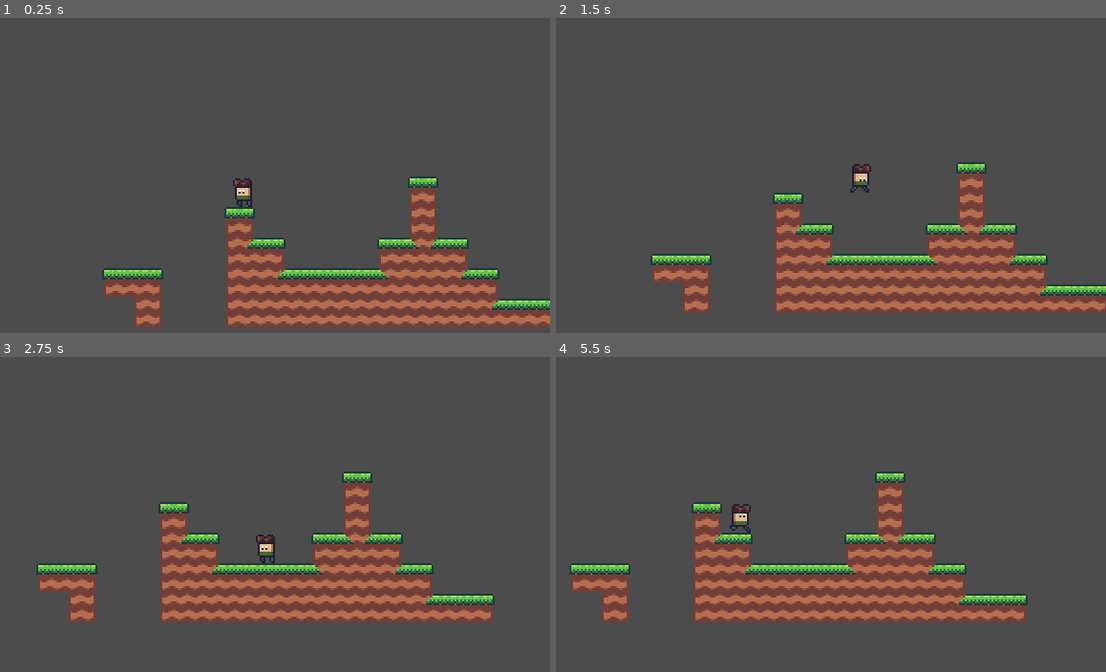
Above: before the commit, frames 1-4 (two rows, left to right).
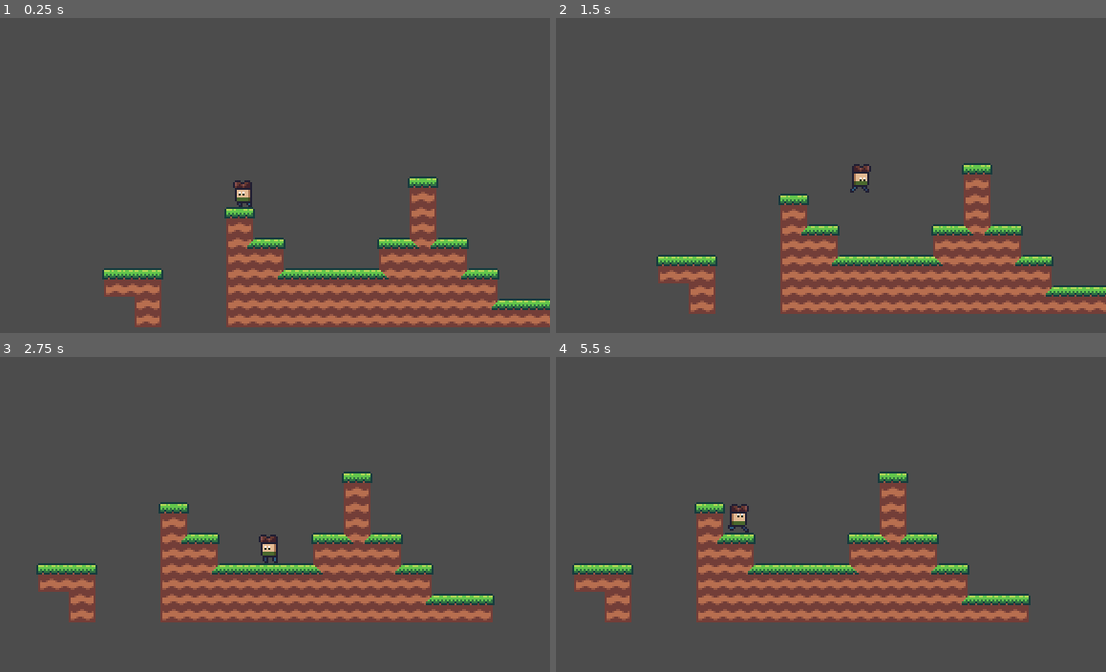
Above: after the commit, the same moments.

Repository: jasonrobwebster/Cave
Game: Godot game, scene res://scenes/debug.tscn
The game is run twice, just before and just after one commit, with the same random seed, the same clock (stepped at 60 frames per second) and the same inputs.
Inputs:
- Up to frame 1 (0.25 s): no input
- Up to frame 2 (1.5 s): tap Enter at 0.5 s; hold Space (jump) 0.53-1.28 s; hold Right (ui_right) from 0.53 s (still down); tap Space (jump) at 1.35 s
- Up to frame 3 (2.75 s): tap Space (jump) at 1.52, 1.82 s; release Right (ui_right) at 2.03 s; hold Left (ui_left) from 2.03 s (still down); hold Space (jump) from 2.03 s (still down)
- Up to frame 4 (5.5 s): release Left (ui_left) at 2.78 s; release Space (jump) at 2.78 s; hold Right (ui_right) 2.78-4.28 s; tap Space (jump) at 2.85, 3.02, 3.32, 4.35, 4.52, 4.82 s; hold Space (jump) 3.53-4.28 s; hold Left (ui_left) 4.28-5.03 s; hold Right (ui_right) from 5.03 s (still down); hold Space (jump) from 5.03 s (still down)

The runs differ from the first frame. In frame 1, 0.1% of the frame differs, in the area x 42-46%, y 50-59%; in frame 2, 7.9%, in the area x 17-100%, y 45-94%; in frame 3, 0.2%; in frame 4, 5.3%.

Commit message:
added abstract finite state machine to player

Diff:
--- /dev/null
+++ b/player/Idle.gd
@@ -0,0 +1,13 @@
+extends "res://player/OnGround.gd"
+
+
+func enter(args=null):
+	anim_player.play("Idle")
+	_snap = true
+
+
+func update(delta):
+	var input_x := _get_input_x()
+	if input_x:
+		emit_signal("state_change", "Move")
+	.update(delta)
--- /dev/null
+++ b/player/Jump.gd
@@ -0,0 +1,46 @@
+extends "res://player/Motion.gd"
+
+const ACCELERATION := 1
+const FRICTION := 0
+const HOVER_SPEED := 30
+
+func enter(v: Vector2 = Vector2.ZERO):
+	velocity = v
+	anim_player.play("JumpUp")
+	_snap = false
+
+
+func update(delta):
+	var jump_speed := velocity.dot(global.up_direction)
+	if jump_speed > HOVER_SPEED and anim_player.current_animation != "JumpDown":
+		anim_player.play("JumpDown")
+	elif -HOVER_SPEED <= jump_speed and jump_speed <= HOVER_SPEED and anim_player.current_animation != "JumpMid":
+		anim_player.play("JumpMid")
+	elif jump_speed < -HOVER_SPEED and anim_player.current_animation != "JumpUp":
+		anim_player.play("JumpUp")
+
+	if Input.is_action_just_pressed("jump") and coyote_timer.time_left > 0:
+		velocity.y = 0
+		velocity += global.up_direction * JUMP_FORCE
+		coyote_timer.stop()
+
+	if owner.is_on_floor() and jump_speed <= 0:
+		emit_signal("state_change", "Move")
+
+	var fdelta: float = delta * global.TARGET_FPS
+	var input_x := _get_input_x()
+	if input_x != 0:
+		velocity.x = move_toward(
+			velocity.x,
+			input_x * MAX_MOVE_SPEED,
+			ACCELERATION * fdelta
+		)
+		sprite.flip_h = input_x > 0
+		sprite.offset.x = - int(input_x > 0)
+	else:
+		velocity.x = move_toward(
+			velocity.x,
+			0,
+			FRICTION * fdelta
+		)
+	.update(delta)
--- /dev/null
+++ b/player/Motion.gd
@@ -0,0 +1,58 @@
+extends State
+
+const TARGET_FPS := 60
+const MAX_FALL_SPEED := 400
+const MAX_MOVE_SPEED := 64
+const MAX_DECCELERATION := 50
+const AIR_ACC := 1
+const JUMP_FORCE := 170
+const COYOTE_TIME := 0.1
+
+var _snap: bool
+var velocity: Vector2
+
+onready var sprite: Sprite = owner.get_node("Sprite")
+onready var anim_player: AnimationPlayer = owner.get_node("AnimationPlayer")
+onready var collision: CollisionShape2D = owner.get_node("Collision")
+onready var coyote_timer: Timer = owner.get_node("CoyoteTimer")
+
+
+func update(delta):
+	_apply_gravity(delta)
+	_bring_speed_to_max(delta)
+	_move()
+
+
+func _apply_gravity(delta):
+	var fdelta: float = delta * global.TARGET_FPS
+	velocity -= global.gravity * global.up_direction * fdelta
+
+
+func _bring_speed_to_max(delta):
+	var fdelta: float = delta * global.TARGET_FPS
+	if abs(velocity.x) > MAX_MOVE_SPEED:
+		velocity.x = move_toward(
+			velocity.x,
+			sign(velocity.x) * MAX_MOVE_SPEED,
+			MAX_DECCELERATION * fdelta
+		)
+	if abs(velocity.y) > MAX_FALL_SPEED:
+		velocity.y = move_toward(
+			velocity.y,
+			sign(velocity.y) * MAX_FALL_SPEED,
+			MAX_DECCELERATION * fdelta
+		)
+
+func _move():
+	velocity = owner.move_and_slide_with_snap(
+		velocity,
+		-global.up_direction * float(_snap),
+		global.up_direction
+	)
+
+
+func _get_input_x() -> float:
+	var input_right := Input.get_action_strength("ui_right")
+	var input_left := Input.get_action_strength("ui_left")
+	var input_x := input_right - input_left
+	return input_x
--- /dev/null
+++ b/player/Move.gd
@@ -0,0 +1,35 @@
+extends "res://player/OnGround.gd"
+
+const ACCELRATION := 25
+const FRICTION := 25
+
+
+func enter(args=null):
+	anim_player.play("Walk")
+	_snap = true
+
+
+func update(delta):
+	if not owner.is_on_floor():
+		emit_signal("state_change", "Jump", velocity)
+		coyote_timer.start(COYOTE_TIME)
+
+	var fdelta: float = delta * global.TARGET_FPS
+	var input_x := _get_input_x()
+	if input_x != 0:
+		velocity.x = move_toward(
+			velocity.x,
+			input_x * MAX_MOVE_SPEED,
+			ACCELRATION * fdelta
+		)
+		sprite.flip_h = input_x > 0
+		sprite.offset.x = - int(input_x > 0)
+	else:
+		velocity.x = move_toward(
+			velocity.x,
+			0,
+			FRICTION * fdelta
+		)
+		if velocity.is_equal_approx(Vector2.ZERO):
+			emit_signal("state_change", "Idle")
+	.update(delta)
--- /dev/null
+++ b/player/OnGround.gd
@@ -0,0 +1,7 @@
+extends "res://player/Motion.gd"
+
+
+func handle_input(event: InputEvent):
+	if event.is_action_pressed("jump"):
+		emit_signal("state_change", "Jump", velocity + global.up_direction * JUMP_FORCE)
+	.handle_input(event)
--- a/player/Player.gd
+++ b/player/Player.gd
@@ -1,151 +1 @@
 extends KinematicBody2D
-
-
-enum States {
-	IDLE,
-	MOVE,
-	JUMP,
-	CLIMB,
-}
-
-const MAX_FALL_SPEED := 400
-const MAX_MOVE_SPEED := 64
-const MAX_DECCELERATION := 50
-const JUMP_FORCE := 170
-const FLOOR_ACC := 25
-const AIR_ACC := 1
-const FLOOR_FRICTION := 25
-const AIR_FRICTION := 0
-const COYOTE_TIME := 0.05
-const HOVER_SPEED := 30
-
-var velocity := Vector2.ZERO
-var state
-
-var _snap := true
-var friction := 0
-var acceleration := 0
-
-onready var sprite = $Sprite
-onready var anim_player = $AnimationPlayer
-onready var collision_down = $CollisionDown
-onready var collision_up = $CollisionUp
-onready var coyote_timer = $CoyoteTimer
-
-
-func _ready():
-	_state_change(States.MOVE)
-
-
-func _physics_process(delta):
-	var fdelta: float = delta * global.TARGET_FPS
-	_update_fsm(fdelta)
-	_apply_gravity(fdelta)
-	_caluculate_velocity(fdelta)
-	_move()
-
-
-func _update_fsm(fdelta):
-	match state:
-		States.IDLE, States.MOVE:
-			_state_move(fdelta)
-		States.JUMP:
-			_state_jump(fdelta)
-
-
-func _caluculate_velocity(fdelta):
-	var input_right := Input.get_action_strength("ui_right")
-	var input_left := Input.get_action_strength("ui_left")
-	var input_x := input_right - input_left
-	if input_x != 0:
-		velocity.x = move_toward(
-			velocity.x,
-			input_x*MAX_MOVE_SPEED,
-			acceleration * fdelta
-		)
-		if state != States.JUMP:
-			_state_change(States.MOVE)
-		sprite.flip_h = input_x > 0
-		sprite.offset.x = - int(input_x > 0)
-	else:
-		velocity.x = move_toward(
-			velocity.x,
-			0,
-			friction * fdelta
-		)
-		if state != States.JUMP:
-			_state_change(States.IDLE)
-	_bring_speed_to_max(fdelta)
-
-
-func _state_move(fdelta):
-	if not is_on_floor():
-		_state_change(States.JUMP)
-		coyote_timer.start(COYOTE_TIME)
-	if Input.is_action_just_pressed("jump"):
-		velocity += global.up_direction * JUMP_FORCE
-		_state_change(States.JUMP)
-
-
-func _state_jump(fdelta):
-	var jump_speed := velocity.dot(global.up_direction)
-	if jump_speed > HOVER_SPEED and anim_player.current_animation != "JumpDown":
-		anim_player.play("JumpDown")
-	elif -HOVER_SPEED <= jump_speed and jump_speed <= HOVER_SPEED and anim_player.current_animation != "JumpMid":
-		anim_player.play("JumpMid")
-	elif jump_speed < -HOVER_SPEED and anim_player.current_animation != "JumpUp":
-		anim_player.play("JumpUp")
-	if Input.is_action_just_pressed("jump") and coyote_timer.time_left > 0:
-		velocity.y = 0
-		velocity += global.up_direction * JUMP_FORCE
-		coyote_timer.stop()
-	if is_on_floor():
-		_state_change(States.MOVE)
-
-
-func _state_change(desired_state):
-	if state == desired_state:
-		return
-	match desired_state:
-		States.IDLE:
-			anim_player.play("Idle")
-			continue
-		States.MOVE:
-			anim_player.play("Walk")
-			anim_player.playback_speed = 1
-			friction = FLOOR_FRICTION
-			acceleration = FLOOR_ACC
-			_snap = true
-		States.JUMP:
-			anim_player.play("JumpUp")
-			friction = AIR_FRICTION
-			acceleration = AIR_ACC
-			_snap = false
-	state = desired_state
-
-
-func _apply_gravity(fdelta):
-	velocity -= global.gravity * global.up_direction * fdelta
-
-
-func _bring_speed_to_max(fdelta):
-	if abs(velocity.x) > MAX_MOVE_SPEED:
-		velocity.x = move_toward(
-			velocity.x,
-			sign(velocity.x) * MAX_MOVE_SPEED,
-			MAX_DECCELERATION * fdelta
-		)
-	if abs(velocity.y) > MAX_FALL_SPEED:
-		velocity.y = move_toward(
-			velocity.y,
-			sign(velocity.y) * MAX_FALL_SPEED,
-			MAX_DECCELERATION * fdelta
-		)
-
-
-func _move():
-	velocity = move_and_slide_with_snap(
-		velocity,
-		-global.up_direction * float(_snap),
-		global.up_direction
-	)
--- a/player/Player.tscn
+++ b/player/Player.tscn
@@ -1,7 +1,11 @@
-[gd_scene load_steps=10 format=2]
+[gd_scene load_steps=14 format=2]
 
 [ext_resource path="res://player/player.png" type="Texture" id=1]
 [ext_resource path="res://player/Player.gd" type="Script" id=2]
+[ext_resource path="res://player/Idle.gd" type="Script" id=3]
+[ext_resource path="res://state_machine/state_machine.gd" type="Script" id=4]
+[ext_resource path="res://player/Jump.gd" type="Script" id=5]
+[ext_resource path="res://player/Move.gd" type="Script" id=6]
 
 [sub_resource type="RectangleShape2D" id=1]
 extents = Vector2( 3.5, 6 )
@@ -118,7 +122,7 @@
 texture = ExtResource( 1 )
 vframes = 4
 hframes = 6
-frame = 2
+frame = 8
 
 [node name="Collision" type="CollisionShape2D" parent="."]
 position = Vector2( -0.5, -6 )
@@ -138,3 +142,15 @@
 autostart = true
 
 [node name="RemoteTransform2D" type="RemoteTransform2D" parent="."]
+
+[node name="StateMachine" type="Node" parent="."]
+script = ExtResource( 4 )
+
+[node name="Idle" type="Node" parent="StateMachine"]
+script = ExtResource( 3 )
+
+[node name="Move" type="Node" parent="StateMachine"]
+script = ExtResource( 6 )
+
+[node name="Jump" type="Node" parent="StateMachine"]
+script = ExtResource( 5 )
